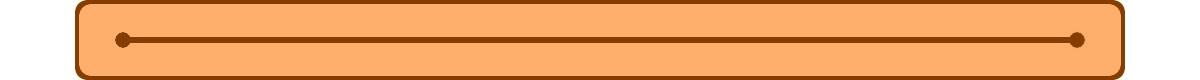
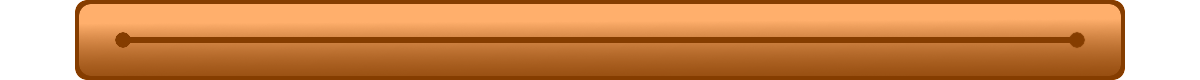
Two versions of the same layered image (1200 x 80). Layer-by-layer changes:
painted on "Top Layer", masked it over bbox(79, 20, 1121, 76)
